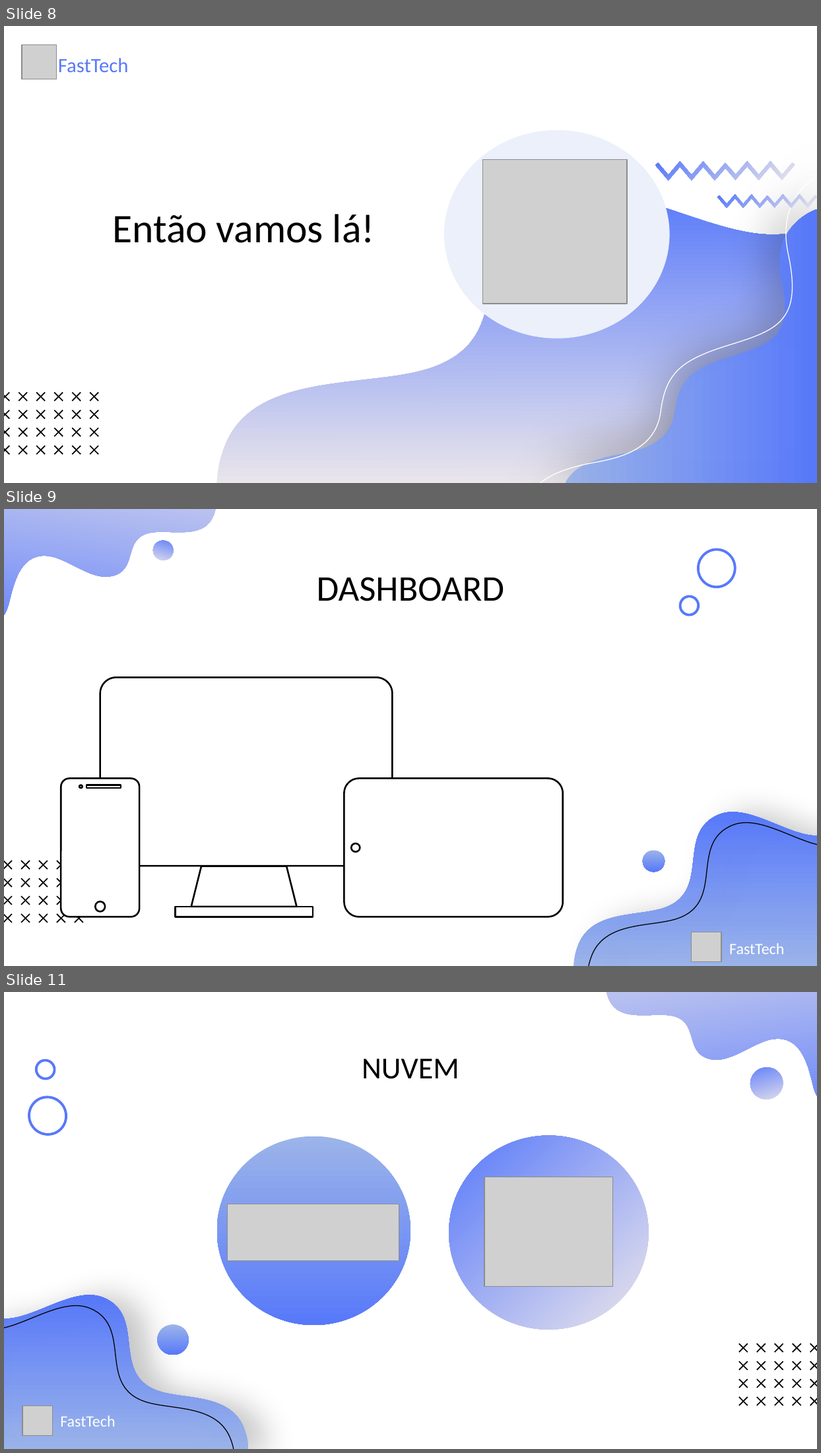
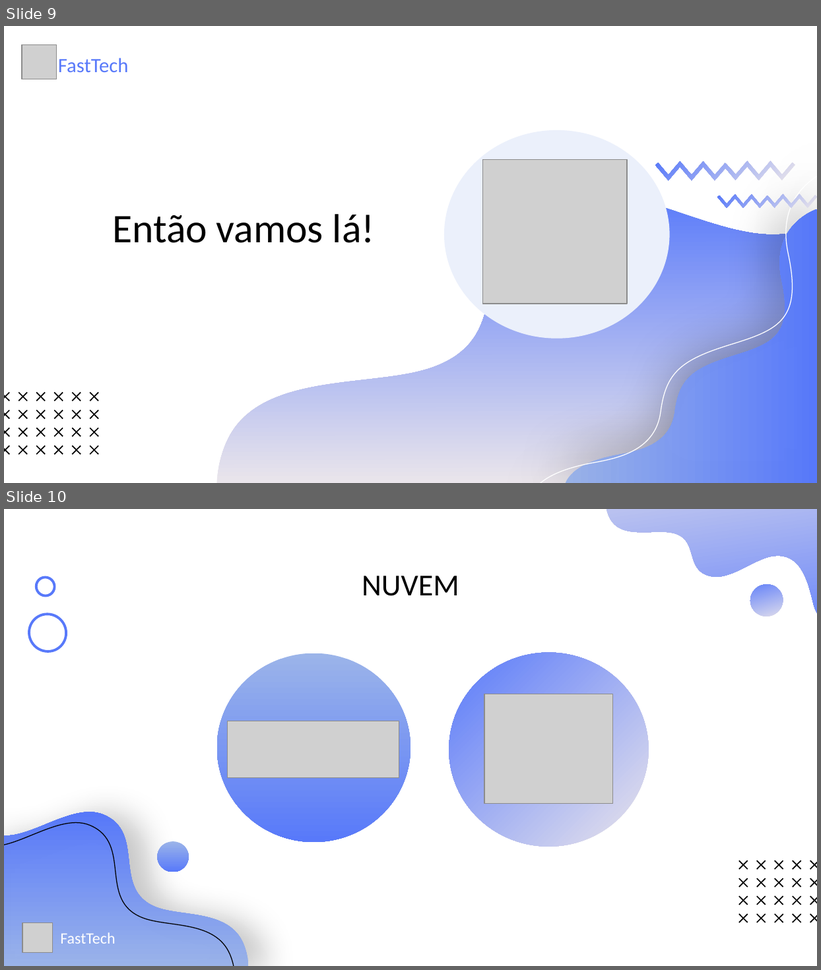
Before and after one commit to Grupo-1-adsa/Grupo-1-adsa, a slide deck: Documentação/PPT/Sprint 3 - Apresentação.pptx. Shown one above the other, each under a label of ours: slides 8, 9 and 11 before the commit, slides 9 and 10 after it; the slides between them are not shown. The pictures are 821x1453 and 821x970 pixels, drawn with LibreOffice and Linux fonts; fonts in the diff are those of the drawing; grey boxes stand for pictures. Boxes give left, top, right and bottom in pixels: in the first picture for what was removed or moved away, otherwise in the second. Text is boxed around its words. In the diff, an @@ line names an element or a change of style, - is before the commit and + after.

```diff
--- a/Documentação/PPT/Sprint 3 - Apresentação.pptx
+++ b/Documentação/PPT/Sprint 3 - Apresentação.pptx
@@ slide 9 removed at (4,509,817,966), background #FFFFFF @@
@@ freeform shape removed at (4,509,226,654) @@
@@ ellipse removed at (151,538,176,562) @@
@@ ellipse removed at (696,547,737,590) @@
@@ title removed at (317,577,504,601) @@
-DASHBOARD
@@ ellipse removed at (679,595,700,617) @@
@@ rounded rectangle removed at (100,677,392,866) @@
@@ group removed at (61,779,140,917): 2 ellipses, 1 rounded rectangle, 1 rectangle @@
@@ rounded rectangle removed at (345,778,563,917) @@
@@ freeform shape removed at (573,813,817,966) @@
@@ freeform shape removed at (587,823,817,966) @@
@@ ellipse removed at (350,844,360,852) @@
@@ ellipse removed at (642,850,664,873) @@
@@ trapezoid removed at (191,867,297,908) @@
@@ group removed at (4,860,83,923): 17 freeform shapes @@
@@ rectangle removed at (175,906,312,917) @@
@@ picture removed at (692,933,722,962) @@
@@ text removed at (729,943,784,955) @@
-FastTech
@@ what was slide 8 is now slide 9 @@
@@ what was slide 11 is now slide 10 @@
```
Also in this commit, not shown: 1 slide changed, 1 slide added, 1 other slide removed, 1 other file.
